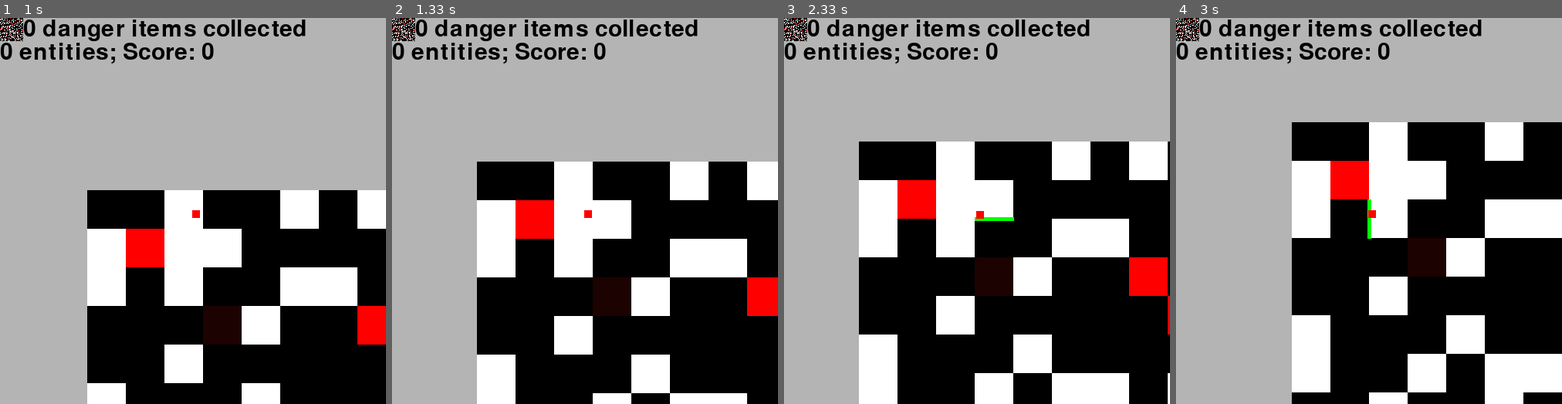
Above: before the commit, frames 1-4 (left to right).
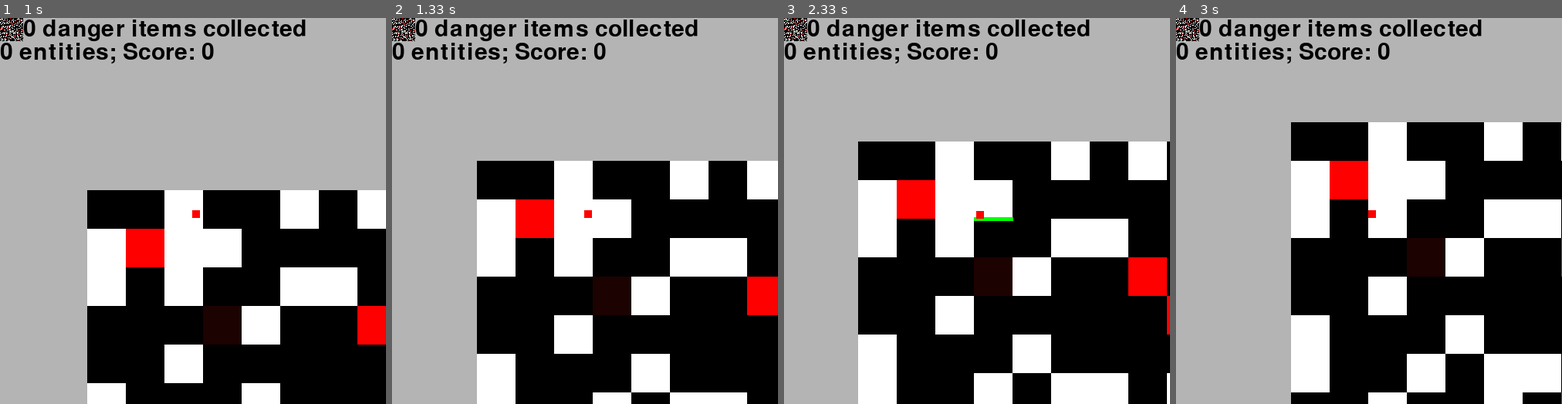
Above: after the commit, the same moments.

Repository: sillypantscoder/pygame_platformer_2
Game: pygame game, started from main.py
Same seed, same stepped clock (60 frames per second), same inputs: the game is played once before the commit and once after it.
Inputs (mouse positions are in pixels of both pictures, inside the frame that each line leads up to):
- Up to frame 1 (1 s): click "Go >" at 0.38 s; hold Right from 0.67 s (still down); move the mouse to (177, 226) at 0.7 s
- Up to frame 2 (1.33 s): release Right at 1.13 s
- Up to frame 3 (2.33 s): hold Right 1.5-1.97 s; hold Left from 2 s (still down)
- Up to frame 4 (3 s): release Left at 2.53 s; hold Left 2.57-2.97 s

Frame 1 is identical in both runs. In frame 2, 0.7% of the frame differs, in the area x 22-100%, y 37-98%; in frame 3, 0.7%; in frame 4, 0.8%, in the area x 0-100%, y 0-100%.

Commit message:
Fixed bug where you would teleport to bottom of wall when climbing
Also, pressing Q now deletes spawners as well

Diff:
--- a/main.py
+++ b/main.py
@@ -121,11 +121,11 @@
 				else:
 					if platform.left - thisEntity.right > -5:
 						# Entity is bumping into left side of platform!
-						self.vx = -1
+						self.vx = -1.05
 						pygame.draw.line(totalScreen, (0, 255, 0), platform.topleft, platform.bottomleft, 5)
 					elif thisEntity.left - platform.right > -5:
 						# Entity is bumping into right side of platform!
-						self.vx = 1
+						self.vx = 1.05
 						pygame.draw.line(totalScreen, (0, 255, 0), platform.topright, platform.bottomright, 5)
 					elif platform.bottom - thisEntity.top > -10:
 						# Entity is whacking into the top of a platform!
@@ -298,7 +298,7 @@
 					things.append(Spawner(random.randint(0, BOARDSIZE[0] * CELLSIZE), random.randint(0, BOARDSIZE[1] * CELLSIZE)))
 			if keys[pygame.K_q]:
 				for t in things:
-					if isinstance(t, (Item, Monster)) and not isinstance(t, ScoreItem):
+					if isinstance(t, (Item, Monster, Spawner)) and not isinstance(t, ScoreItem):
 						t.die()
 	# DRAWING ------------
 	screen.fill(GRAY)
